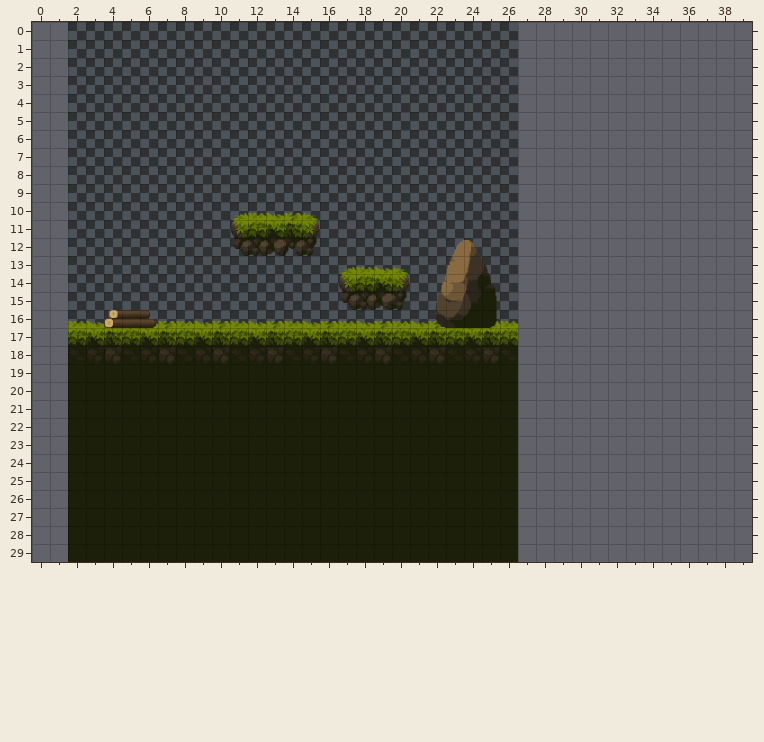
Two states of a Tiled map, Client/Content/Tilemaps/000002.tmx. The picture above is the old version.
Cells are 32x32 px. Shown: x 0..39, y 0..29. The old version is drawn lined up with the new one.
Now the later version:
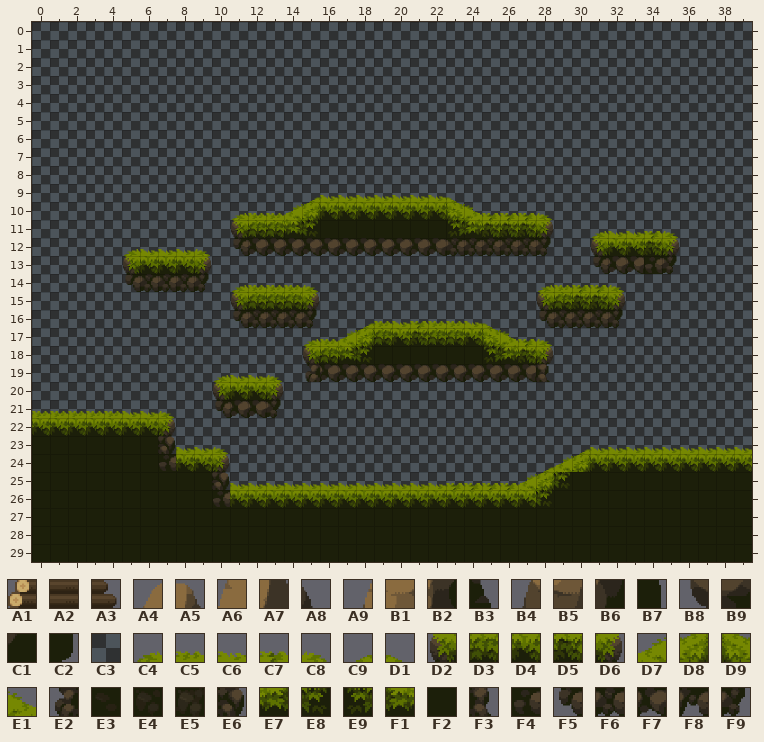
Key: from "Buildings-sheet": A1 251, A2 252, A3 253; from "Props-Rocks-sheet": A4 1, A5 2, A6 19, A7 20, A8 21, A9 36, B1 37, B2 38, B3 39, B4 54, B5 55, B6 56, B7 57, B8 72, B9 73, C1 74, C2 75; from "TemplateTileset": C3 6; from "Tiles-sheet": C4 0, C5 1, C6 2, C7 3, C8 4, C9 6, D1 7, D2 25, D3 26, D4 27, D5 28, D6 29, D7 30, D8 31, D9 32, E1 33, E2 50, E3 51, E4 52, E5 53, E6 54, E7 55, E8 56, E9 57, F1 58, F2 76, F3 79, F4 80, F5 100, F6 101, F7 102, F8 103, F9 104.
__ is an empty cell.
Tiles replaced or removed in this view: A1, A2, A3, A4, A5, A6, A7, A8, A9, B1, B2, B3, B4, B5, B6, B7, B8, B9, C1, C2, C4, C5, C6, C7, C8, D2, D3, D4, D5, D6, E3, E4, E5, F2, F5, F6, F7, F8, F9.
The exact change:
Changed rows in their new state; .. is an unchanged cell.
map size 25x30 -> 40x30 cells (old content now starts at 2,0; both pictures use the new coordinates)
Layer "Tile Layer 1":
first column x 0:
 0 C3 C3 .. .. .. .. .. .. .. .. .. .. .. .. .. .. .. .. .. .. .. .. .. .. .. .. .. C3 C3 C3 C3 C3 C3 C3 C3 C3 C3 C3 C3 C3
 1 C3 C3 .. .. .. .. .. .. .. .. .. .. .. .. .. .. .. .. .. .. .. .. .. .. .. .. .. C3 C3 C3 C3 C3 C3 C3 C3 C3 C3 C3 C3 C3
 2 C3 C3 .. .. .. .. .. .. .. .. .. .. .. .. .. .. .. .. .. .. .. .. .. .. .. .. .. C3 C3 C3 C3 C3 C3 C3 C3 C3 C3 C3 C3 C3
 3 C3 C3 .. .. .. .. .. .. .. .. .. .. .. .. .. .. .. .. .. .. .. .. .. .. .. .. .. C3 C3 C3 C3 C3 C3 C3 C3 C3 C3 C3 C3 C3
 4 C3 C3 .. .. .. .. .. .. .. .. .. .. .. .. .. .. .. .. .. .. .. .. .. .. .. .. .. C3 C3 C3 C3 C3 C3 C3 C3 C3 C3 C3 C3 C3
 5 C3 C3 .. .. .. .. .. .. .. .. .. .. .. .. .. .. .. .. .. .. .. .. .. .. .. .. .. C3 C3 C3 C3 C3 C3 C3 C3 C3 C3 C3 C3 C3
 6 C3 C3 .. .. .. .. .. .. .. .. .. .. .. .. .. .. .. .. .. .. .. .. .. .. .. .. .. C3 C3 C3 C3 C3 C3 C3 C3 C3 C3 C3 C3 C3
 7 C3 C3 .. .. .. .. .. .. .. .. .. .. .. .. .. .. .. .. .. .. .. .. .. .. .. .. .. C3 C3 C3 C3 C3 C3 C3 C3 C3 C3 C3 C3 C3
 8 C3 C3 .. .. .. .. .. .. .. .. .. .. .. .. .. .. .. .. .. .. .. .. .. .. .. .. .. C3 C3 C3 C3 C3 C3 C3 C3 C3 C3 C3 C3 C3
 9 C3 C3 .. .. .. .. .. .. .. .. .. .. .. .. .. .. .. .. .. .. .. .. .. .. .. .. .. C3 C3 C3 C3 C3 C3 C3 C3 C3 C3 C3 C3 C3
10 C3 C3 .. .. .. .. .. .. .. .. .. .. .. .. .. .. .. .. .. .. .. .. .. .. .. .. .. C3 C3 C3 C3 C3 C3 C3 C3 C3 C3 C3 C3 C3
11 C3 C3 .. .. .. .. .. .. .. .. .. .. .. .. .. .. .. .. .. .. .. .. .. .. .. .. .. .. C3 C3 C3 C3 C3 C3 C3 C3 C3 C3 C3 C3
12 C3 C3 .. .. .. .. .. .. .. .. .. .. .. .. .. .. .. .. .. .. .. .. .. .. .. .. .. C3 C3 C3 C3 C3 .. .. .. C3 C3 C3 C3 C3
13 C3 C3 .. .. .. .. .. .. .. .. .. .. .. .. .. .. .. .. .. .. .. .. .. .. .. .. .. C3 C3 C3 C3 C3 C3 C3 .. C3 C3 C3 C3 C3
14 C3 C3 .. .. .. .. .. .. .. .. .. .. .. .. .. .. .. .. .. .. .. .. .. .. .. .. .. C3 C3 C3 C3 C3 C3 C3 C3 C3 C3 C3 C3 C3
15 C3 C3 .. .. .. .. .. .. .. .. .. .. .. .. .. .. .. .. .. .. .. .. .. .. .. .. .. C3 C3 .. .. .. C3 C3 C3 C3 C3 C3 C3 C3
16 C3 C3 .. .. .. .. .. .. .. .. .. .. .. .. .. .. .. .. .. .. .. .. .. .. .. .. .. C3 C3 C3 C3 C3 C3 C3 C3 C3 C3 C3 C3 C3
17 C3 C3 .. .. .. .. .. .. .. .. .. .. .. .. .. .. .. .. .. .. .. .. .. .. .. .. .. C3 C3 C3 C3 C3 C3 C3 C3 C3 C3 C3 C3 C3
18 C3 C3 .. .. .. .. .. .. .. .. .. .. .. .. .. .. .. .. .. .. .. .. .. .. .. .. .. .. C3 C3 C3 C3 C3 C3 C3 C3 C3 C3 C3 C3
19 C3 C3 .. .. .. .. .. .. .. .. .. .. .. .. .. .. .. .. .. .. .. .. .. .. .. .. .. C3 C3 C3 C3 C3 C3 C3 C3 C3 C3 C3 C3 C3
20 C3 C3 .. .. .. .. .. .. .. .. .. .. .. .. .. .. .. .. .. .. .. .. .. .. .. .. .. C3 C3 C3 C3 C3 C3 C3 C3 C3 C3 C3 C3 C3
21 C3 C3 .. .. .. .. .. .. .. .. .. .. .. .. .. .. .. .. .. .. .. .. .. .. .. .. .. C3 C3 C3 C3 C3 C3 C3 C3 C3 C3 C3 C3 C3
22 .. .. .. .. .. .. .. .. .. .. .. .. .. .. .. .. .. .. .. .. .. .. .. .. .. .. .. C3 C3 C3 C3 C3 C3 C3 C3 C3 C3 C3 C3 C3
23 .. .. .. .. .. .. .. .. .. .. .. .. .. .. .. .. .. .. .. .. .. .. .. .. .. .. .. C3 C3 C3 C3 C3 C3 C3 C3 C3 C3 C3 C3 C3
24 .. .. .. .. .. .. .. .. .. .. .. .. .. .. .. .. .. .. .. .. .. .. .. .. .. .. .. C3 C3 C3 C3 .. .. .. .. .. .. .. .. ..
25 .. .. .. .. .. .. .. .. .. .. .. .. .. .. .. .. .. .. .. .. .. .. .. .. .. .. .. C3 C3 .. .. .. .. .. .. .. .. .. .. ..
Layer "Tile Layer 2":
first column x 0:
 9 .. .. .. .. .. .. .. .. .. .. .. .. .. .. .. C9 C6 C6 C6 C6 C6 C6 C6 D1 .. .. .. .. .. .. .. .. .. .. .. .. .. .. .. ..
10 .. .. .. .. .. .. .. .. .. .. .. .. .. C5 D7 D8 D4 D4 D4 D4 D4 D4 D4 D9 E1 C7 C7 C7 C8 .. .. .. .. .. .. .. .. .. .. ..
11 .. .. .. .. .. .. .. .. .. .. .. .. .. D3 E7 E8 F2 F2 F2 F2 F2 F2 F2 E9 F1 D5 D5 D5 D6 .. .. C4 C6 C6 C7 C8 .. .. .. ..
12 .. .. .. .. .. C4 C6 C6 C6 C8 .. .. F7 .. F7 F7 F7 F7 F7 F7 F7 F7 F7 F6 F6 F6 F6 F6 F9 .. .. D2 D4 D4 D5 D6 .. .. .. ..
13 .. .. .. .. .. D2 D4 D4 D4 D6 .. .. .. .. .. .. .. __ __ __ __ .. .. .. .. .. .. .. .. .. .. F5 F7 F7 F4 F9 .. .. .. ..
14 .. .. .. .. .. F5 F6 F6 F6 F9 .. C4 C5 C5 C5 C8 .. __ __ __ __ .. .. .. .. .. .. .. C4 C5 C7 C7 C8 .. .. .. .. .. .. ..
15 .. .. .. .. .. .. .. .. .. .. .. D2 D3 D3 D3 D6 .. __ __ __ __ .. .. .. .. .. .. .. D2 D3 D5 D5 D6 .. .. .. .. .. .. ..
16 .. .. __ __ __ __ __ __ __ __ __ F5 F6 F6 F6 F9 __ __ C9 C5 C6 C7 C5 .. .. D1 __ .. F5 F6 F6 F6 F9 .. .. .. .. .. .. ..
17 .. .. __ __ __ __ __ __ __ __ __ __ __ __ __ C4 C5 D7 D8 D3 D4 D5 D3 .. .. D9 E1 C7 C8 .. .. .. .. .. .. .. .. .. .. ..
18 .. .. __ __ __ __ __ __ __ __ __ __ __ __ __ D2 D3 E7 E8 F2 .. F2 F2 .. F2 E9 F1 D5 D6 .. .. .. .. .. .. .. .. .. .. ..
19 .. .. __ __ __ __ __ __ __ __ C4 C6 C6 C8 __ E2 F7 F7 F7 F7 F7 F7 F7 F7 F7 F7 F7 F7 F3 .. .. .. .. .. .. .. .. .. .. ..
20 .. .. __ __ __ __ __ __ __ __ D2 D4 D4 D6 __ __ __ __ __ __ __ __ __ __ __ __ __ .. .. .. .. .. .. .. .. .. .. .. .. ..
21 C5 C5 C5 C5 C5 C6 C6 C8 __ __ F5 F7 F7 F9 __ __ __ __ __ __ __ __ __ __ __ __ __ .. .. .. .. .. .. .. .. .. .. .. .. ..
22 D4 D4 D4 D4 D4 D4 D4 D6 __ __ __ __ __ __ __ __ __ __ __ __ __ __ __ __ __ __ __ .. .. .. .. .. .. .. .. .. .. .. .. ..
23 F2 F2 .. .. .. .. .. E6 C6 C6 C8 __ __ __ __ __ __ __ __ __ __ __ __ __ __ __ __ .. .. .. C9 C6 C6 C6 C6 C6 C6 C6 C6 C6
24 F2 F2 .. .. .. .. .. F4 D4 D4 D6 __ __ __ __ __ __ __ __ __ __ __ __ __ __ __ __ .. C9 D7 D8 D4 D4 D4 D4 D4 D4 D4 D4 D4
25 F2 F2 .. .. .. .. .. .. .. .. E6 C6 C6 C6 C6 C6 C6 C6 C6 C6 C6 C6 C6 C7 C7 C7 C7 D7 D8 E8 F2 F2 F2 F2 F2 F2 F2 F2 F2 F2
26 F2 F2 .. .. .. .. .. .. .. .. F4 D4 D4 D4 D4 D4 D4 D4 D4 D4 D4 D4 D4 D4 D4 D4 D4 D4 E8 F2 F2 F2 F2 F2 F2 F2 F2 F2 F2 F2
27 F2 F2 .. .. .. .. .. .. .. .. .. .. .. .. .. .. .. .. .. .. .. .. .. .. .. .. .. F2 F2 F2 F2 F2 F2 F2 F2 F2 F2 F2 F2 F2
28 F2 F2 .. .. .. .. .. .. .. .. .. .. .. .. .. .. .. .. .. .. .. .. .. .. .. .. .. F2 F2 F2 F2 F2 F2 F2 F2 F2 F2 F2 F2 F2
29 F2 F2 .. .. .. .. .. .. .. .. .. .. .. .. .. .. .. .. .. .. .. .. .. .. .. .. .. F2 F2 F2 F2 F2 F2 F2 F2 F2 F2 F2 F2 F2
Layer "Tile Layer 3" (removed):
first column x 4:
12 .. .. .. .. .. .. .. .. .. .. .. .. .. .. .. .. .. .. .. __ __ ..
13 .. .. .. .. .. .. .. .. .. .. .. .. .. .. .. .. .. .. .. __ __ __
14 .. .. .. .. .. .. .. .. .. .. .. .. .. .. .. .. .. .. __ __ __ __
15 .. .. .. .. .. .. .. .. .. .. .. .. .. .. .. .. .. .. __ __ __ __
16 __ __ __ .. .. .. .. .. .. .. .. .. .. .. .. .. .. .. __ __ __ __
